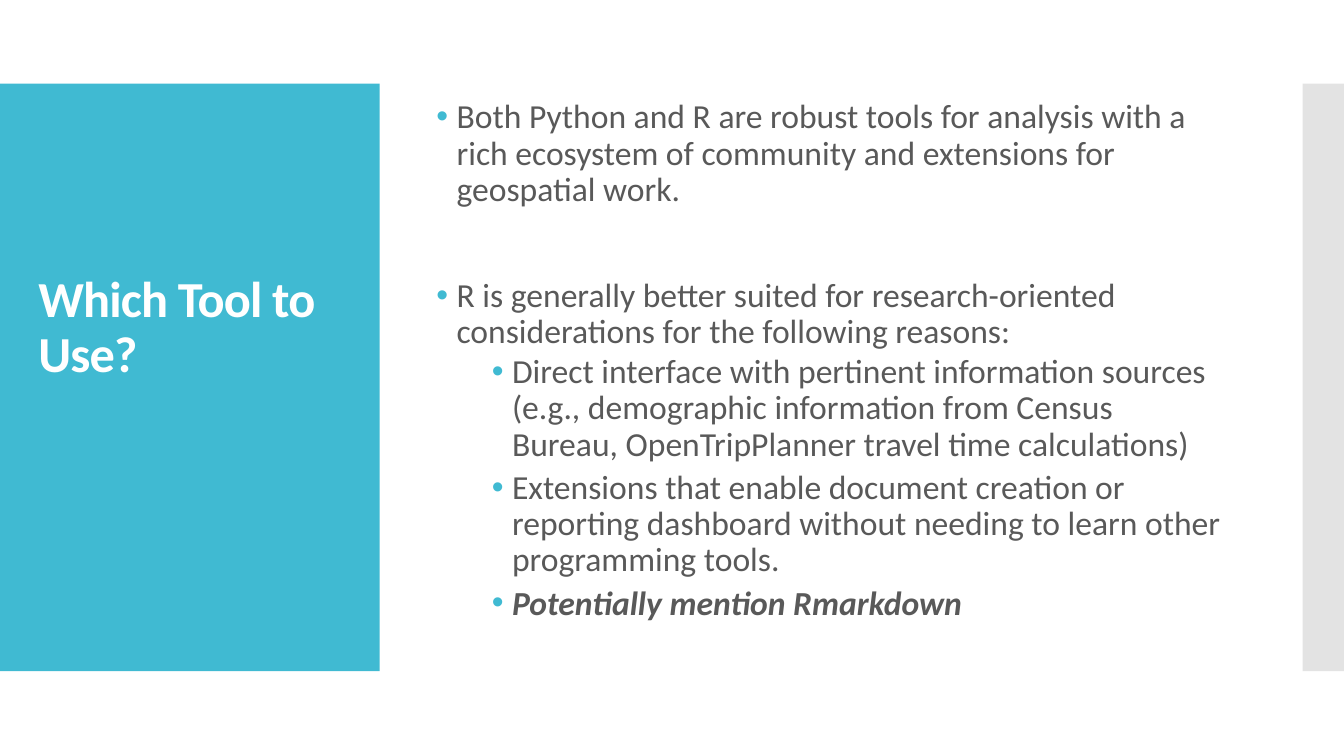
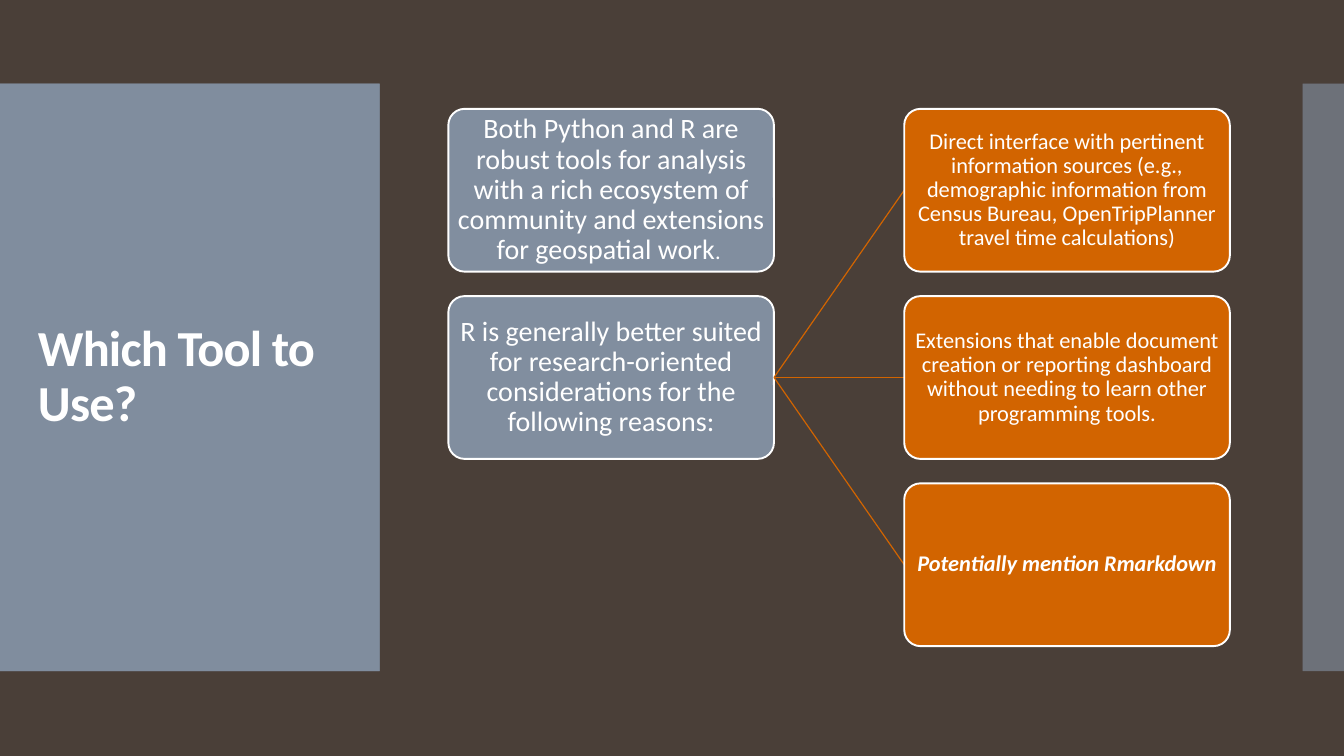
Before and after one commit to jwattier/nycdsa_ccc_nyc, a slide deck: slide 5 of Better Together CCC NYC.pptx. Drawn at 1344x756 pixels with LibreOffice and Linux fonts; fonts in the diff are those of the drawing. Boxes give left, top, right and bottom in pixels: in the first picture for what was removed or moved away, otherwise in the second. Text is boxed around its words. In the diff, an @@ line names an element or a change of style, - is before the commit and + after.

Commit message:
working app and presentation

```diff
--- a/Better Together CCC NYC.pptx
+++ b/Better Together CCC NYC.pptx
@@ background #FFFFFF to #4A3F38 @@
@@ rectangle at bbox=[0, 84, 380, 671]: fill #40BAD2 to #818E9F at 95% opacity @@
@@ rectangle added at bbox=[0, 84, 380, 671], fill #818E9F at 95% opacity @@
@@ rectangle at bbox=[1303, 84, 1344, 671]: fill #C8C8C8 at 50% opacity to #818E9F at 40% opacity @@
@@ rectangle added at bbox=[1303, 84, 1344, 671], fill #818E9F at 40% opacity @@
@@ text removed at bbox=[457, 104, 1220, 621] @@
-• Both Python and R are robust tools for analysis with a rich ecosystem of community and extensions for geospatial work.
-• R is generally better suited for research-oriented considerations for the following reasons:
-  • Direct interface with pertinent information sources (e.g., demographic information from Census Bureau, OpenTripPlanner travel time calculations)
-  • Extensions that enable document creation or reporting dashboard without needing to learn other programming tools.
-  • Potentially mention Rmarkdown
@@ title "Which Tool to Use?" at bbox=[38, 330, 315, 422]: vertical alignment bottom to middle @@
@@ group added at bbox=[449, 109, 1230, 646]: 5 rounded rectangles, 5 texts, 3 freeform shapes @@
+Both Python and R are robust tools for analysis with a rich ecosystem of community and extensions for geospatial work.
+R is generally better suited for research-oriented considerations for the following reasons:
+Direct interface with pertinent information sources (e.g., demographic information from Census Bureau, OpenTripPlanner travel time calculations)
+Extensions that enable document creation or reporting dashboard without needing to learn other programming tools.
+Potentially mention Rmarkdown
```
Also in this commit, not shown: 10 other slides changed, 1 slide added, 6 other files.
